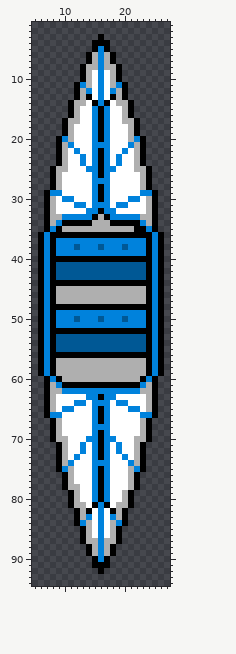
One commit to this sprite sheet: Aria/Assets/Sprites/boatPlayer1.png. Above is the file before it was changed.
The file is 32x96 pixels. Shown: x 5..27, y 1..94.
The result:
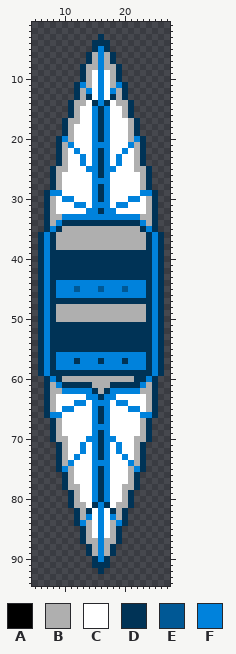
Palette (. is transparent): A #000000  B #afafaf  C #ffffff  D #003356  E #005895  F #0082dc
The commit says: Added border around boats
From old to new:
The author changed colour A to colour B in row 35 at x 22; in row 36 at x 9 to 23; in row 48 at x 9 to 23; in row 61 at x 15 to 17.
The author changed colour C to colour B in row 78 at x 20.
The author changed colour E to colour B in row 38 at x 12, 16 and 20; in row 50 at x 12, 16 and 20.
The author changed colour F to colour B in row 37 at x 9 to 23; in row 38 at x 9 to 11, 13 to 15, 17 to 19 and 21 to 23; in row 49 at x 9 to 23; in row 50 at x 9 to 11, 13 to 15, 17 to 19 and 21 to 23; in row 62 at x 16.
The author changed colour B to colour C in row 17 at x 20.
The author changed colour A to colour D in row 3 at x 16; in row 4 at x 15 to 17; in row 5 at x 15 and 17; in rows 6 to 7 at x 14 and 18; in rows 8 to 10 at x 13 and 19; in rows 11 to 12 at x 12 and 20.
The author changed colour A to colour D in row 13 at x 12, 14, 18 and 20; in row 14 at x 11, 15, 17 and 21; in rows 15 to 16 at x 11, 16 and 21; in rows 17 to 19 at x 10, 16 and 22; in row 20 at x 9, 16 and 23; in row 21 at x 9 and 23.
The author changed colour A to colour D in rows 22 to 24 at x 9, 16 and 23; in rows 25 to 26 at x 8, 16 and 24; in row 27 at x 8 and 24; in row 28 at x 8, 16 and 24; in rows 29 to 30 at x 7, 16 and 25; in row 31 at x 7 and 25.
The author changed colour A to colour D in row 32 at x 7, 16 and 25; in row 33 at x 7 and 25; in row 34 at x 7, 10 to 14, 18 to 22 and 25; in row 35 at x 7, 9, 23 and 25; in rows 36 to 39 at x 6, 8, 24 and 26; in row 40 at x 6, 8 to 24 and 26.
The author changed colour A to colour D in rows 41 to 51 at x 6, 8, 24 and 26; in row 52 at x 6, 8 to 24 and 26; in rows 53 to 59 at x 6, 8, 24 and 26; in row 60 at x 7, 9, 23 and 25; in row 61 at x 7, 10 to 14, 18 to 22 and 25; in row 62 at x 7 and 25.
The author changed colour A to colour D in row 63 at x 7, 16 and 25; in row 64 at x 7 and 25; in rows 65 to 66 at x 7, 16 and 25; in row 67 at x 8, 16 and 24; in row 68 at x 8 and 24; in rows 69 to 70 at x 8, 16 and 24.
The author changed colour A to colour D in rows 71 to 73 at x 9, 16 and 23; in row 74 at x 9 and 23; in row 75 at x 9, 16 and 23; in rows 76 to 78 at x 10, 16 and 22; in rows 79 to 80 at x 11, 16 and 21; in row 81 at x 11, 15, 17 and 21.
The author changed colour A to colour D in row 82 at x 12, 14, 18 and 20; in rows 83 to 84 at x 12 and 20; in rows 85 to 87 at x 13 and 19; in rows 88 to 89 at x 14 and 18; in row 90 at x 15 and 17; in row 91 at x 15 to 17.
The author changed colour A to colour D in row 92 at x 16.
The author changed colour B to colour D in row 34 at x 15 to 17; in row 47 at x 9 to 23; in row 57 at x 12, 16 and 20; in row 59 at x 9 to 23; in row 60 at x 22.
The author changed colour E to colour D in rows 41 to 43 at x 9 to 23; in rows 53 to 55 at x 9 to 23.
The author changed colour F to colour D in row 39 at x 9 to 23; in row 51 at x 9 to 23; in row 62 at x 15 and 17.
The author changed colour B to colour E in row 45 at x 12, 16 and 20.
The author changed colour A to colour F in row 33 at x 15 and 17; in row 44 at x 9 to 23; in row 56 at x 9 to 23.
The author changed colour B to colour F in row 33 at x 16; in row 45 at x 9 to 11, 13 to 15, 17 to 19 and 21 to 23; in row 46 at x 9 to 23; in row 57 at x 9 to 11, 13 to 15, 17 to 19 and 21 to 23; in row 58 at x 9 to 23.
Pixel boxes of the changes (left, top, right, bottom) in both pictures:
changed: (38, 34, 164, 574)
